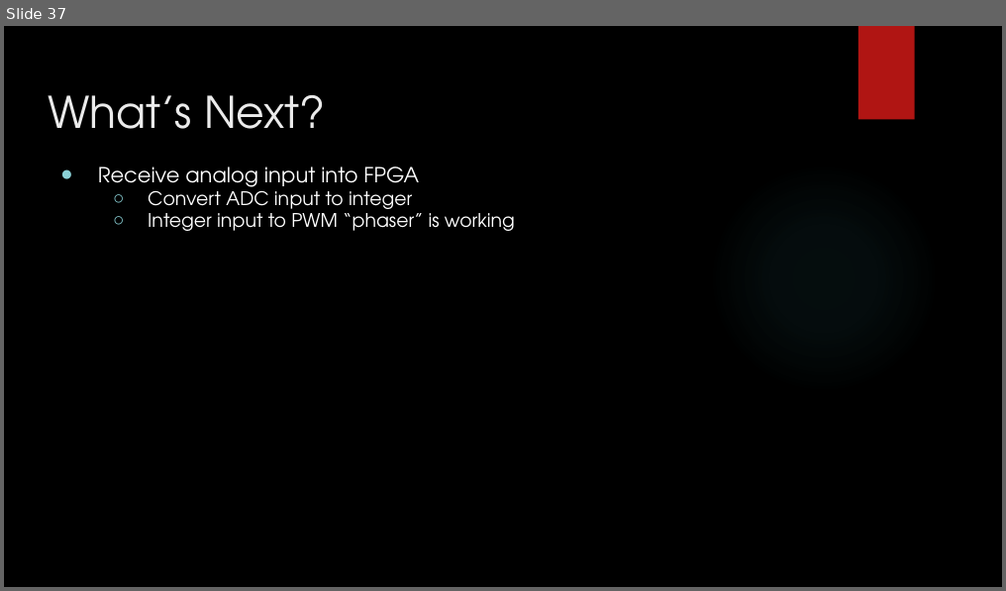
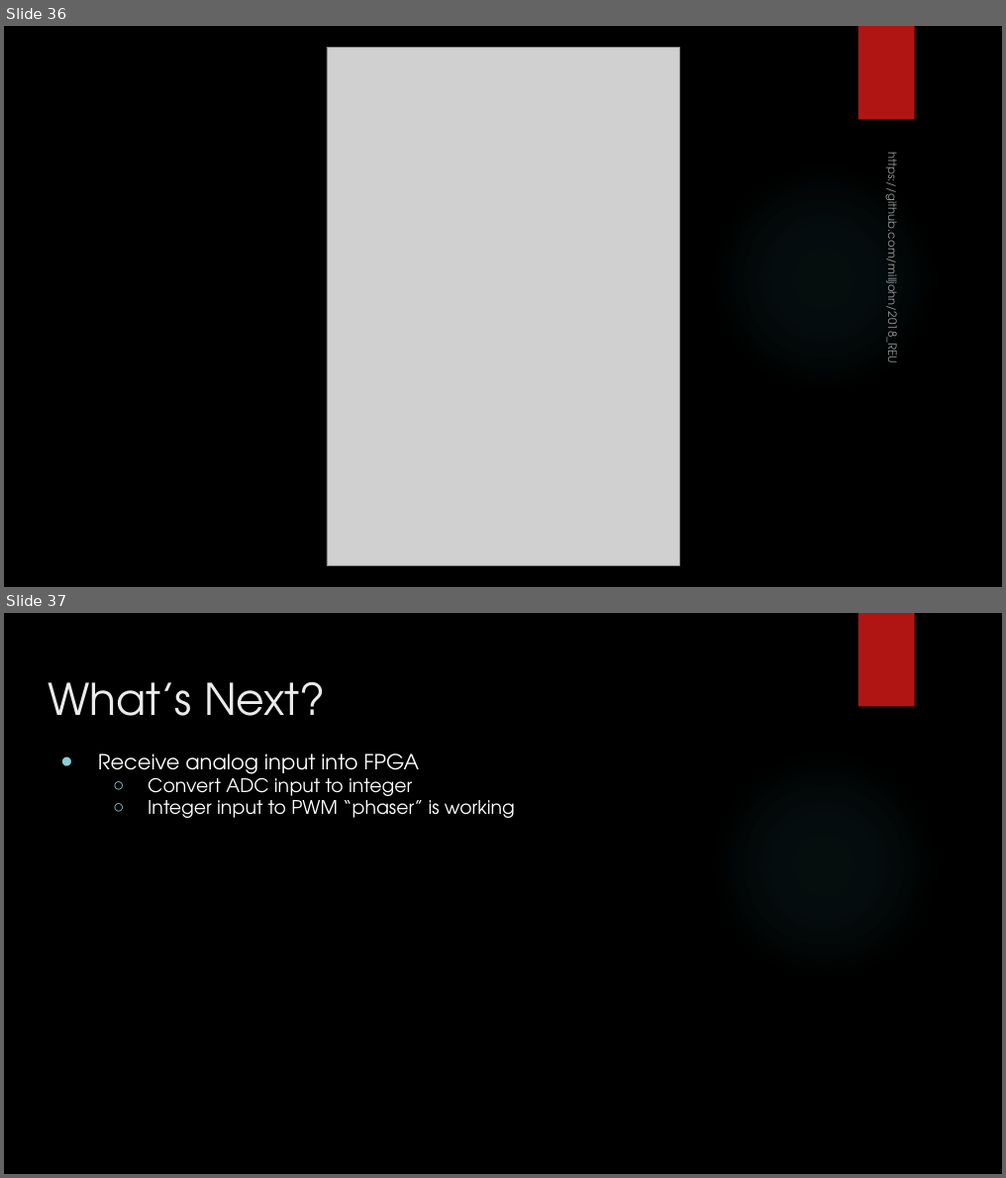
Before and after one commit to milljohn/2018_REU, a slide deck: REU_Final.pptx. Shown one above the other, each under a label of ours: slide 37 before the commit, slides 36 and 37 after it. The pictures are 1006x591 and 1006x1178 pixels, drawn with LibreOffice and Linux fonts; fonts in the diff are those of the drawing; grey boxes stand for pictures; background and template pictures are left out. Boxes give left, top, right and bottom in pixels: in the first picture for what was removed or moved away, otherwise in the second. Text is boxed around its words. In the diff, an @@ line names an element or a change of style, - is before the commit and + after.

```diff
--- a/REU_Final.pptx
+++ b/REU_Final.pptx
@@ slide 36 added at (4, 26, 1002, 587), background picture (left out); not listed: 2 template elements that a slide beside it also shows @@
@@ picture added at (327, 47, 679, 567) @@
@@ text added at (882, 173, 902, 356), 11 pt, text #FFFFFF at 60% opacity @@
+https://github.com/milljohn/2018_REU
```
Also in this commit, not shown: 12 slides changed, 8 other slides added, 9 slides removed, 2 other files.
